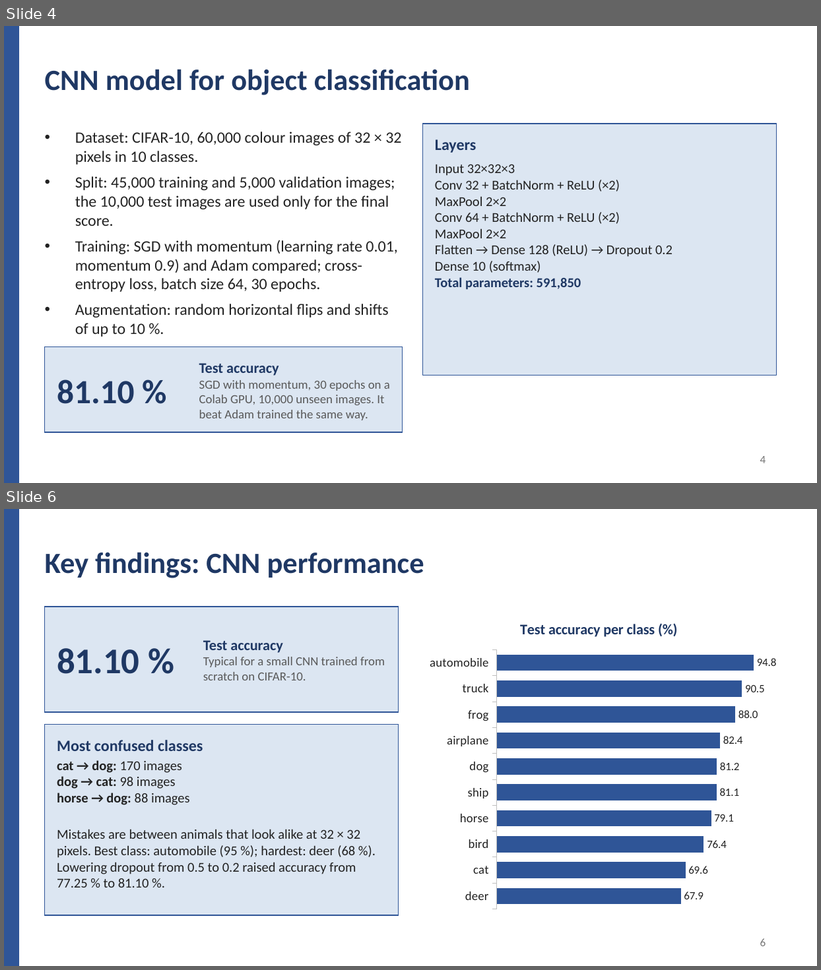
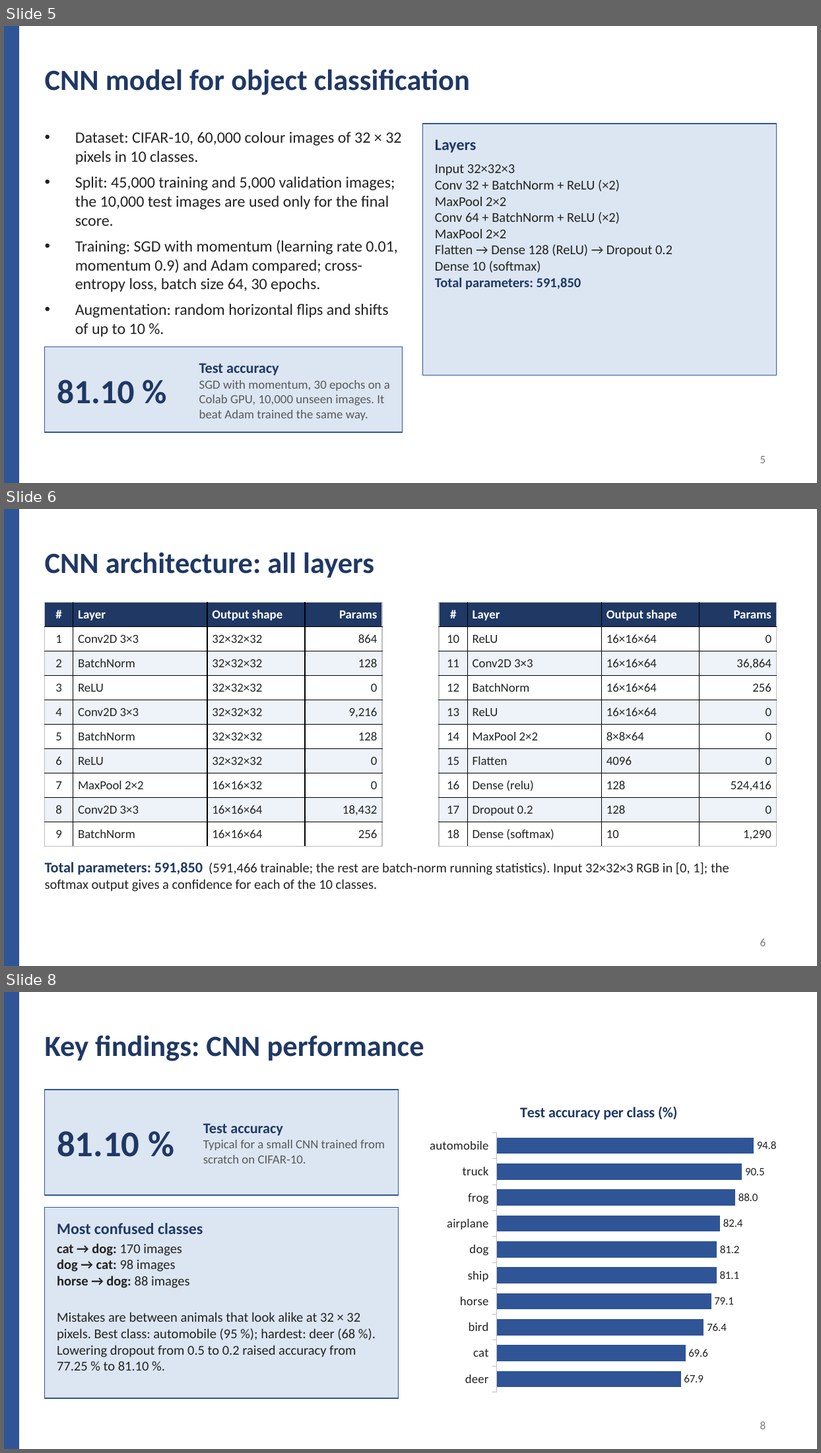
Before and after one commit to sinegan-ux/epuck-cnn-part2, a slide deck: presentation/Project_Part2_Presentation.pptx. Shown one above the other, each under a label of ours: slides 4 and 6 before the commit, slides 5, 6 and 8 after it; the slides between them are not shown. The pictures are 821x970 and 821x1453 pixels, drawn with LibreOffice and Linux fonts; fonts in the diff are those of the drawing. Boxes give left, top, right and bottom in pixels: in the first picture for what was removed or moved away, otherwise in the second. Text is boxed around its words. In the diff, an @@ line names an element or a change of style, - is before the commit and + after.

```diff
--- a/presentation/Project_Part2_Presentation.pptx
+++ b/presentation/Project_Part2_Presentation.pptx
@@ slide 6 added at [4, 509, 817, 966], background #FFFFFF @@
@@ rectangle added at [4, 509, 19, 966], fill #2F5597, outline #2F5597 1 pt @@
@@ text added at [45, 552, 374, 578], 26 pt, text #1F3864, bold @@
+CNN architecture: all layers
@@ table added at [45, 603, 382, 846], 10 rows, 4 columns @@
+# | Layer | Output shape | Params
+1 | Conv2D 3×3 | 32×32×32 | 864
+2 | BatchNorm | 32×32×32 | 128
+3 | ReLU | 32×32×32 | 0
+4 | Conv2D 3×3 | 32×32×32 | 9,216
+5 | BatchNorm | 32×32×32 | 128
+6 | ReLU | 32×32×32 | 0
+7 | MaxPool 2×2 | 16×16×32 | 0
+8 | Conv2D 3×3 | 16×16×64 | 18,432
+9 | BatchNorm | 16×16×64 | 256
@@ table added at [439, 603, 776, 846], 10 rows, 4 columns @@
+# | Layer | Output shape | Params
+10 | ReLU | 16×16×64 | 0
+11 | Conv2D 3×3 | 16×16×64 | 36,864
+12 | BatchNorm | 16×16×64 | 256
+13 | ReLU | 16×16×64 | 0
+14 | MaxPool 2×2 | 8×8×64 | 0
+15 | Flatten | 4096 | 0
+16 | Dense (relu) | 128 | 524,416
+17 | Dropout 0.2 | 128 | 0
+18 | Dense (softmax) | 10 | 1,290
@@ text added at [45, 862, 729, 892], 12 pt, text #222222 @@
+Total parameters: 591,850 (591,466 trainable; the rest are batch-norm running statistics). Input 32×32×3 RGB in [0, 1]; the softmax output gives a confidence for each of the 10 classes.
@@ page number added at [760, 939, 766, 947], 10 pt, text #777777 @@
+6
@@ what was slide 4 is now slide 5 @@
@@ page number at [760, 456, 766, 464]: text changed @@
-4
+5
@@ what was slide 6 is now slide 8 @@
@@ page number at [760, 1422, 766, 1430]: text changed @@
-6
+8
```
Also in this commit, not shown: 3 slides changed, 5 other slides added.
